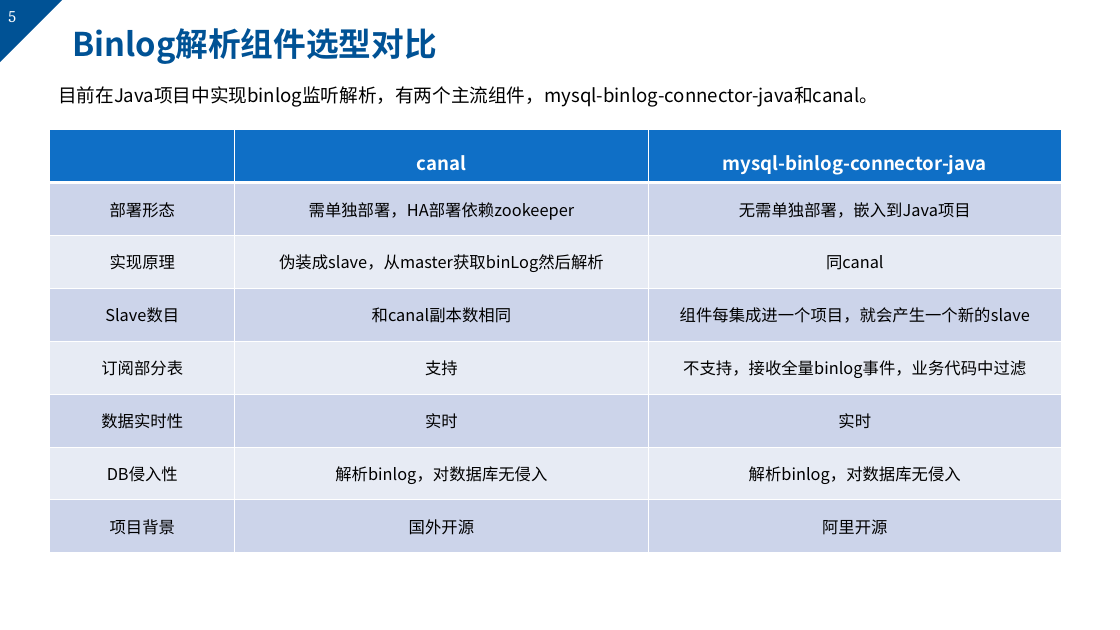
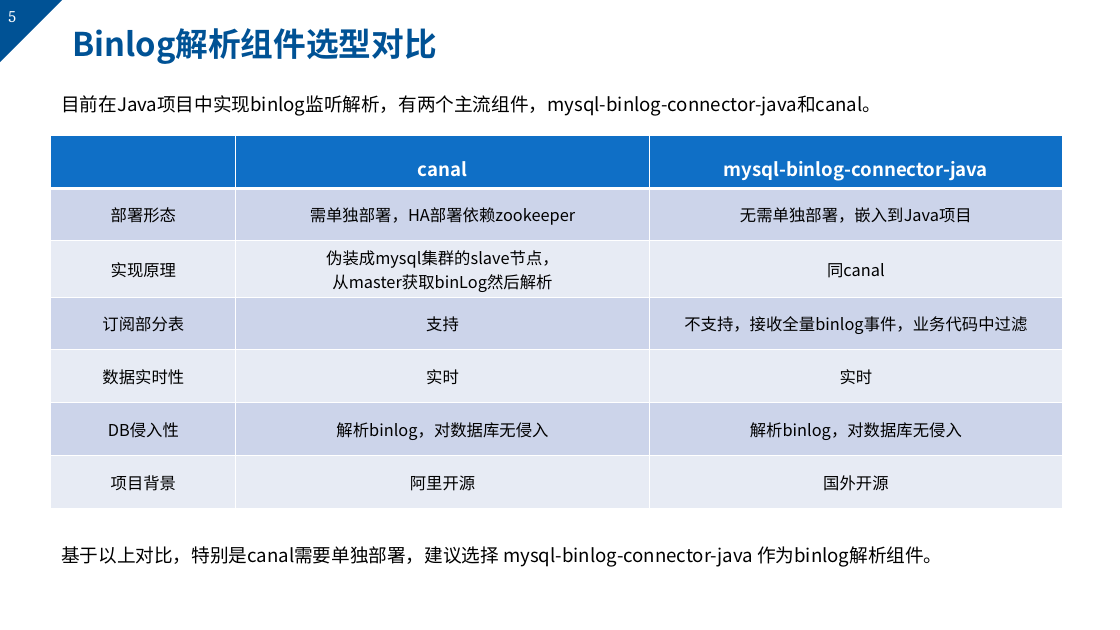
Before and after one commit to markMe1024/coding, a slide deck: slide 5 of MySQL/binlog/后端与UI的webscoket事件机制.pptx. Drawn at 1120x630 pixels with LibreOffice and Linux fonts; fonts in the diff are those of the drawing; background and template pictures are left out. Boxes give left, top, right and bottom in pixels: in the first picture for what was removed or moved away, otherwise in the second. Text is boxed around its words. In the diff, an @@ line names an element or a change of style, - is before the commit and + after.

```diff
--- a/MySQL/binlog/后端与UI的webscoket事件机制.pptx
+++ b/MySQL/binlog/后端与UI的webscoket事件机制.pptx
@@ text "目前在Java项目中实现binlog监听解析，有两个主流组件，mysql-binlog-connector-java和c ...": place and size @@
-text "目前在Java项目中实现binlog监听解析，有两个主流组件，mysql-binlog-connector-java和c ..." at box(58, 86, 878, 107)
+text "目前在Java项目中实现binlog监听解析，有两个主流组件，mysql-binlog-connector-java和c ..." at box(61, 95, 881, 116)
@@ table at box(51, 135, 1063, 506) @@
-row 3: 实现原理 | 伪装成slave，从master获取binLog然后解析 | 同canal
-row 4: Slave数目 | 和canal副本数相同 | 组件每集成进一个项目，就会产生一个新的slave
+row 3: 实现原理 | 伪装成mysql集群的slave节点， / 从master获取binLog然后解析 | 同canal
-row 7, column 2: 国外开源
+row 7, column 2: 阿里开源
-row 7, column 3: 阿里开源
+row 7, column 3: 国外开源
@@ table: place and size @@
-table at box(50, 129, 1061, 553)
+table at box(51, 135, 1063, 506)
@@ text added at box(61, 546, 942, 567), 16 pt, text #000000 @@
+基于以上对比，特别是canal需要单独部署，建议选择 mysql-binlog-connector-java 作为binlog解析组件。
```
Also in this commit, not shown: 1 other slide changed, 3 slides added, 2 slides removed, 1 other file.
